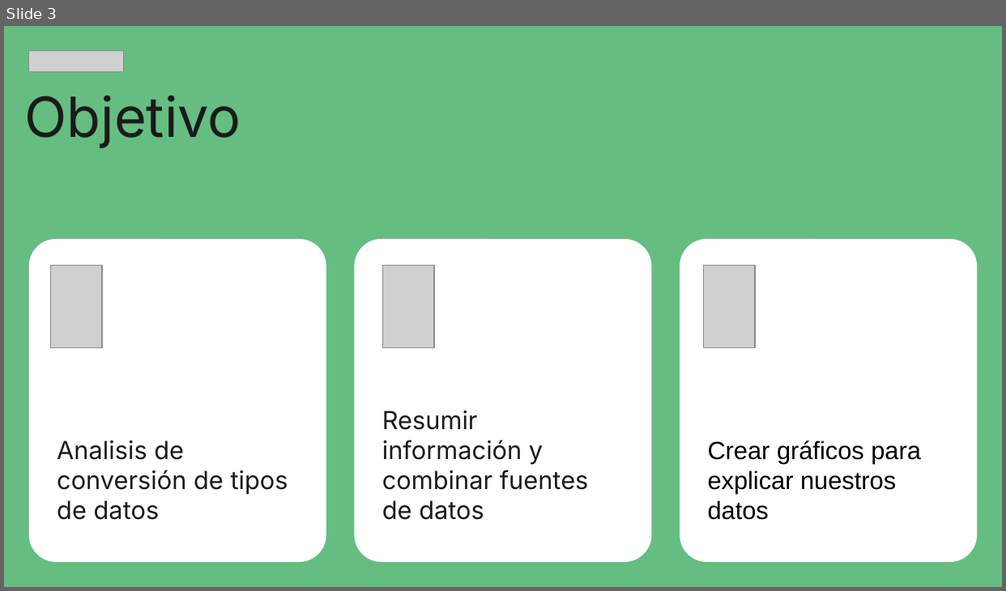
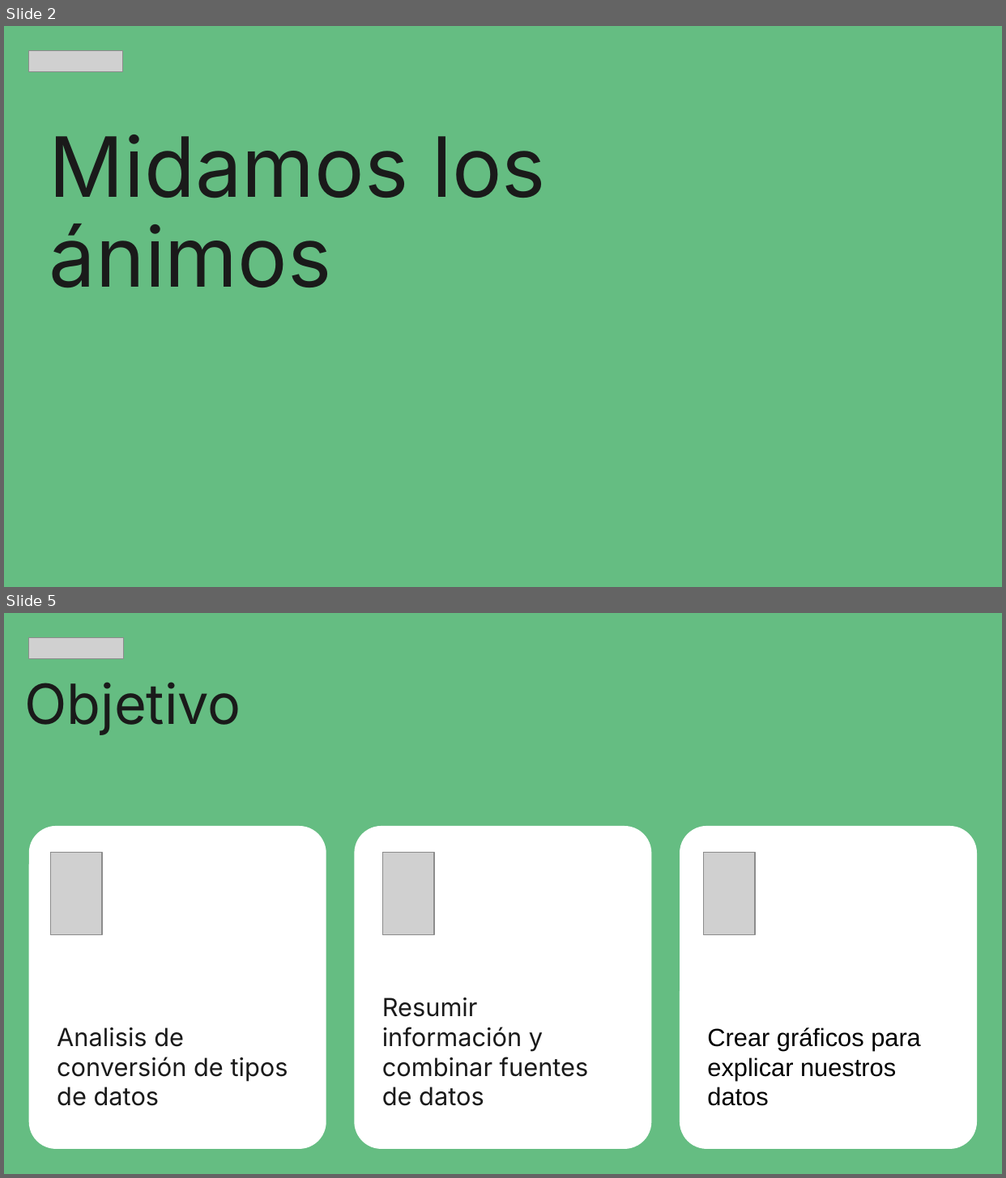
Before and after one commit to zyntonyson/bootcamp_ds_da, a slide deck: 04-data-wrangling/07-data-wrangling.pptx. Shown one above the other, each under a label of ours: slide 3 before the commit, slides 2 and 5 after it; the slides between them are not shown. The pictures are 1006x591 and 1006x1178 pixels, drawn with LibreOffice and Linux fonts; fonts in the diff are those of the drawing; grey boxes stand for pictures. Boxes give left, top, right and bottom in pixels: in the first picture for what was removed or moved away, otherwise in the second. Text is boxed around its words. In the diff, an @@ line names an element or a change of style, - is before the commit and + after.

```diff
--- a/04-data-wrangling/07-data-wrangling.pptx
+++ b/04-data-wrangling/07-data-wrangling.pptx
@@ slide 2 added at box(4, 26, 1002, 587), background #65BD82 @@
@@ picture added at box(29, 51, 123, 72) @@
@@ title added at box(49, 135, 545, 288), 60 pt, text #1A1A1A @@
+Midamos los ánimos
@@ what was slide 3 is now slide 5 @@
```
Also in this commit, not shown: 2 slides changed, 1 other slide added, 7 other files.
